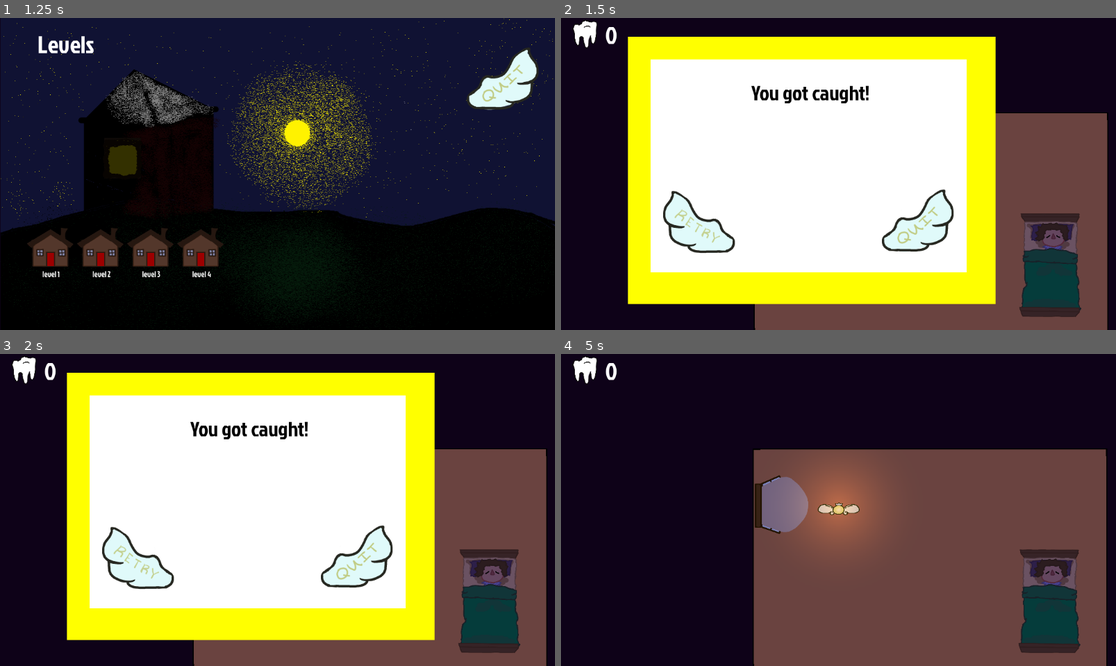
Above: before the commit, frames 1-4 (two rows, left to right).
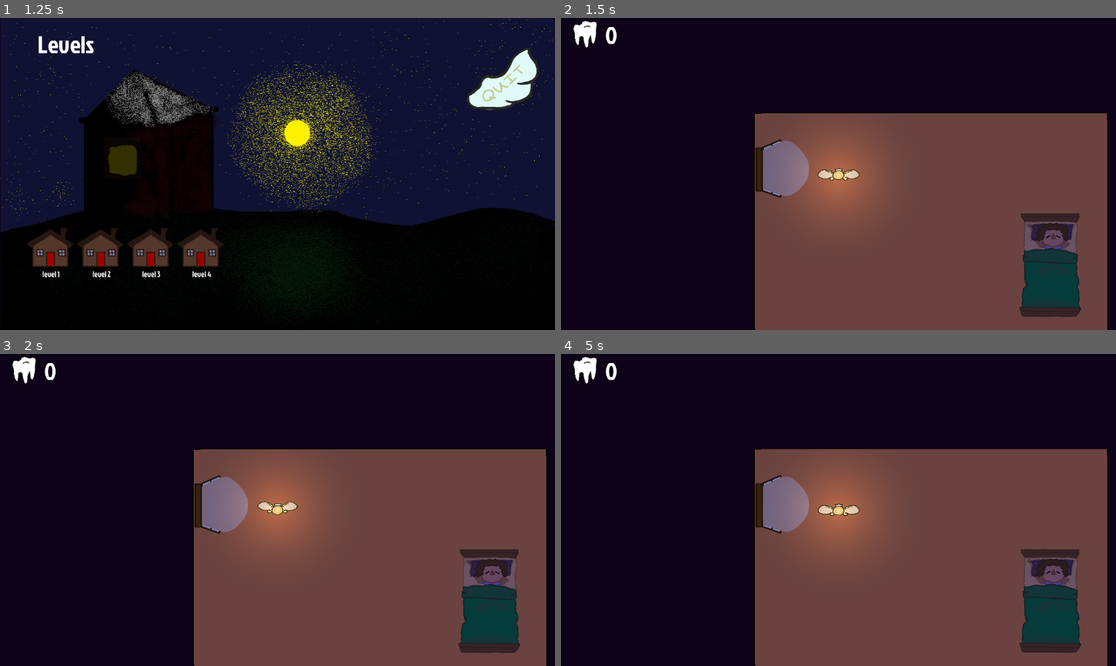
Above: after the commit, the same moments.

Repository: Cthulhu5227/Collector_videogame
Game: Godot game, scene res://main_menu.tscn
The game is run twice, just before and just after one commit, with the same random seed, the same clock (stepped at 60 frames per second) and the same inputs.
Inputs (mouse positions are in pixels of both pictures, inside the frame that each line leads up to):
- Up to frame 1 (1.25 s): click (249, 114) at 0.5 s
- Up to frame 2 (1.5 s): click "level 1" at 1.25 s
- Up to frame 3 (2 s): no input
- Up to frame 4 (5 s): click (699, 559) at 2.02 s; tap Enter at 2.75 s; move the mouse to (960, 494) at 2.77 s; hold Right 2.78-3.53 s; hold E (interact) 2.78-3.53 s; click (960, 494) at 2.92 s; tap Space at 3.02, 3.77 s; move the mouse to (727, 525) at 3.52 s; hold Down 3.53-4.28 s; tap E (interact) at 3.6 s; move the mouse to (894, 441) at 4.27 s; hold Right from 4.28 s (still down); hold E (interact) from 4.28 s (still down)

Frame 1 is identical in both runs. In frame 2, 57% of the frame differs, in the area x 12-79%, y 6-92%; in frame 3, 57%; in frame 4, 1.2%.

Commit message:
some ui cahnges

Diff:
--- a/ui.tscn
+++ b/ui.tscn
@@ -37,8 +37,10 @@
 
 [node name="quit_button" type="TextureButton" parent="pause_menu"]
 layout_mode = 0
-offset_right = 40.0
-offset_bottom = 40.0
+offset_left = 29.0
+offset_top = 112.0
+offset_right = 157.0
+offset_bottom = 176.0
 texture_normal = ExtResource("3_nltto")
 texture_hover = ExtResource("4_ibotj")
 script = ExtResource("3_27fn8")
@@ -128,6 +130,7 @@
 horizontal_alignment = 1
 
 [node name="game_over_menu" type="Control" parent="."]
+visible = false
 layout_mode = 3
 anchors_preset = 0
 offset_right = 40.0
Not shown: 1 places in ui.tscn that only renumber resources
